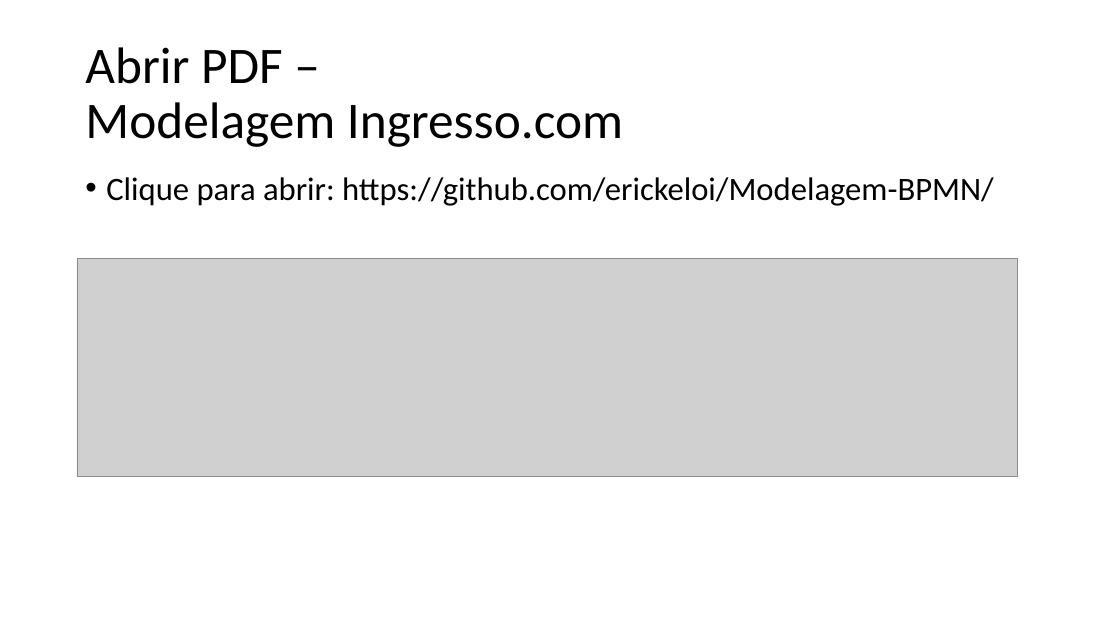
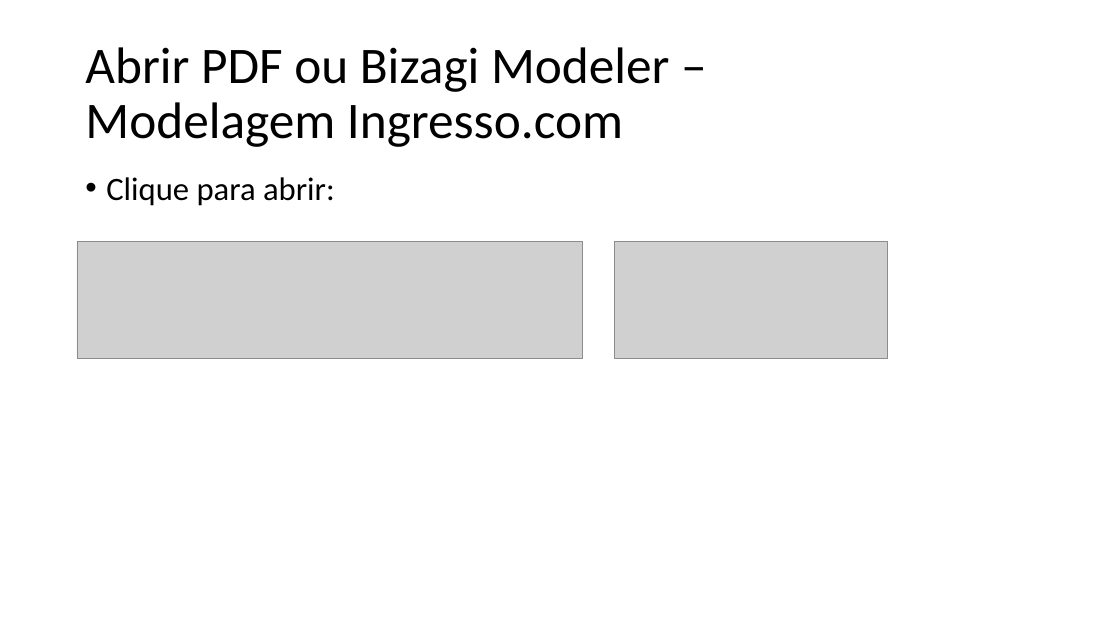
Before and after one commit to erickeloi/Modelagem-BPMN, a slide deck: slide 11 of Ingresso.com/Ingresso.com.pptx (slide 10 before the commit). Drawn at 1120x630 pixels with LibreOffice and Linux fonts; fonts in the diff are those of the drawing; grey boxes stand for pictures. Boxes give left, top, right and bottom in pixels: in the first picture for what was removed or moved away, otherwise in the second. Text is boxed around its words. In the diff, an @@ line names an element or a change of style, - is before the commit and + after.

```diff
--- a/Ingresso.com/Ingresso.com.pptx
+++ b/Ingresso.com/Ingresso.com.pptx
@@ title at (x1=85, y1=47, x2=670, y2=147): text changed @@
-Abrir PDF –
-Modelagem Ingresso.com
+Abrir PDF ou Bizagi Modeler –
+Modelagem Ingresso.com
@@ text at (x1=106, y1=177, x2=335, y2=206): text changed @@
-• Clique para abrir: https://github.com/erickeloi/Modelagem-BPMN/
+• Clique para abrir:
@@ picture resized from (x1=77, y1=258, x2=1018, y2=476) to (x1=77, y1=241, x2=582, y2=359) @@
@@ picture added at (x1=615, y1=241, x2=887, y2=359) @@
```
Also in this commit, not shown: 1 other slide changed, 1 slide added.
